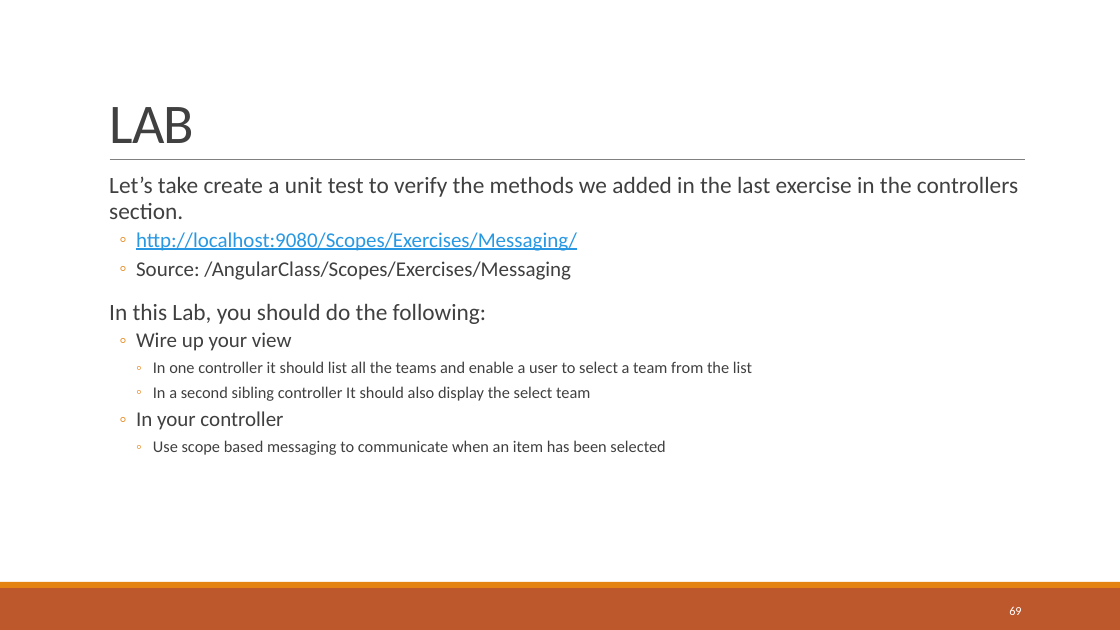
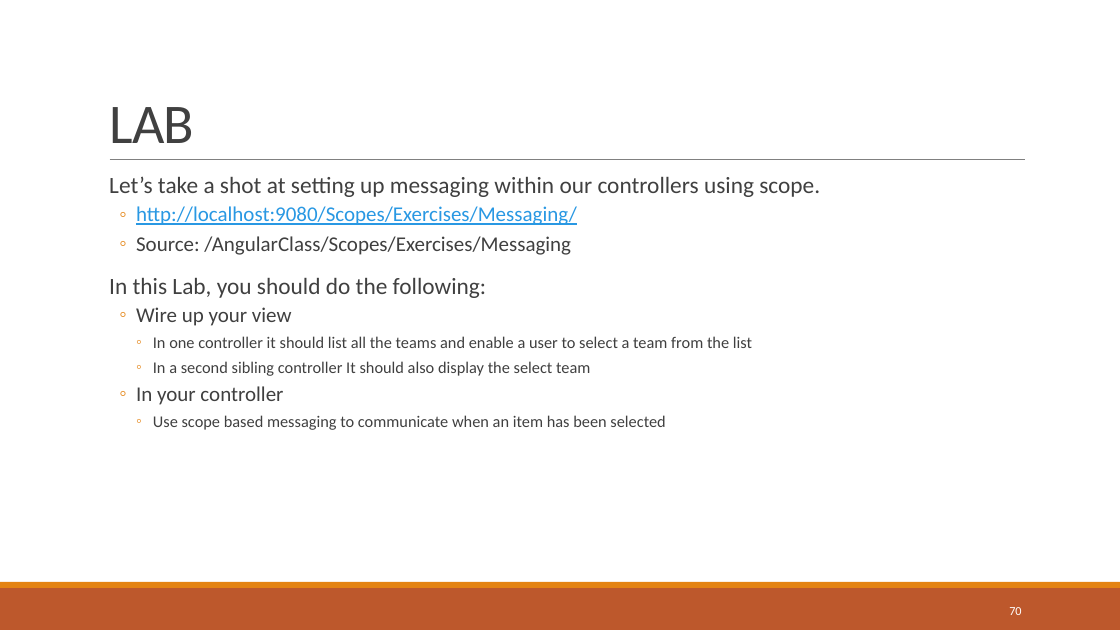
Before and after one commit to sbechtold/angularjs, a slide deck: slide 70 of materials/AngularJS.pptx (slide 69 before the commit). Drawn at 1120x630 pixels with LibreOffice and Linux fonts; fonts in the diff are those of the drawing. Boxes give left, top, right and bottom in pixels: in the first picture for what was removed or moved away, otherwise in the second. Text is boxed around its words. In the diff, an @@ line names an element or a change of style, - is before the commit and + after.

```diff
--- a/materials/AngularJS.pptx
+++ b/materials/AngularJS.pptx
@@ text at bbox=[109, 176, 820, 197]: text changed @@
-  Let’s take create a unit test to verify the methods we added in the last exercise in the controllers section.
+  Let’s take a shot at setting up messaging within our controllers using scope.
@@ page number at bbox=[1009, 607, 1021, 615]: text changed @@
-69
+70
```
Also in this commit, not shown: 6 other slides changed, 3 slides added, 2 slides removed, 22 other files.
